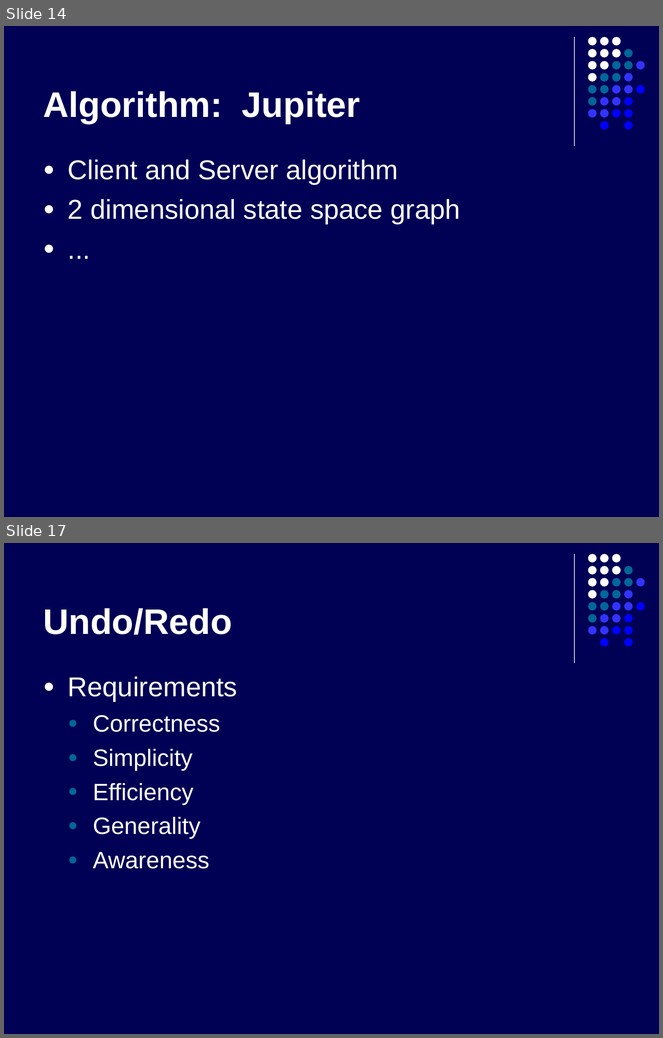
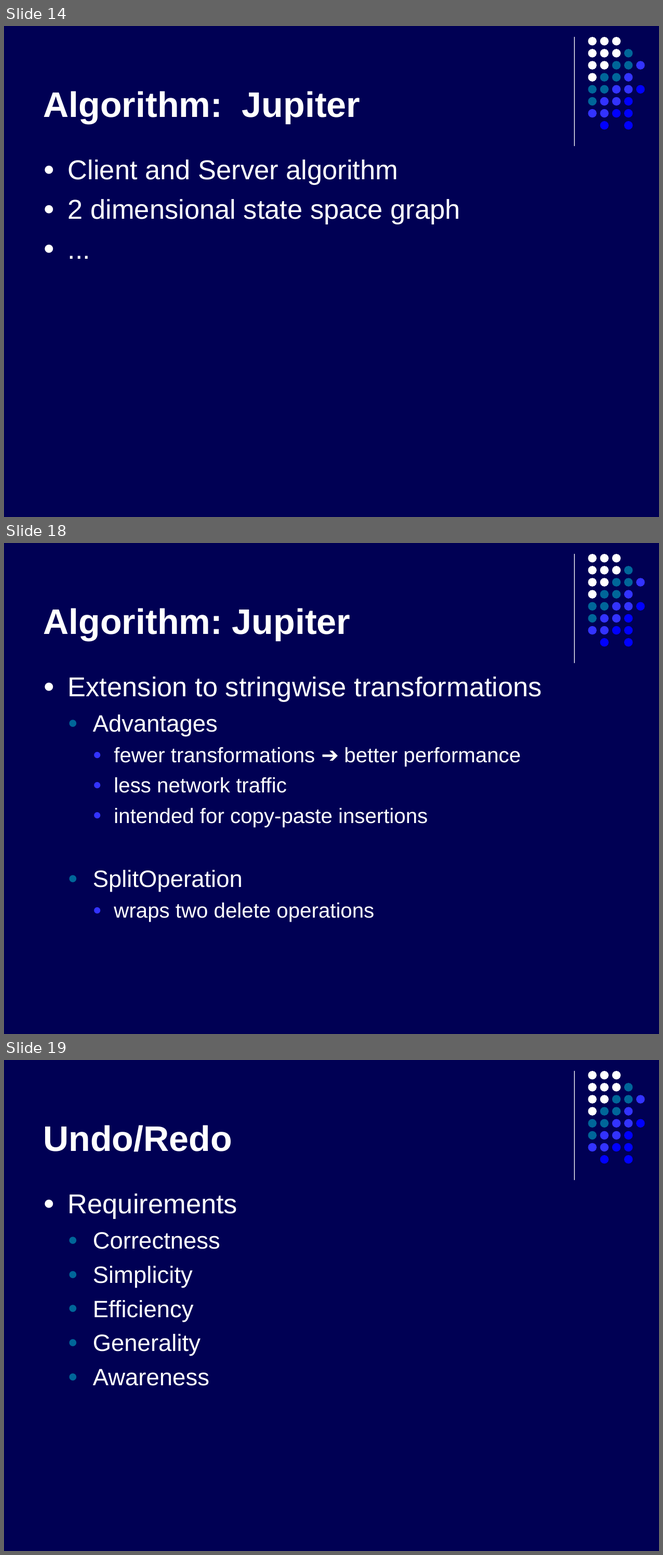
Before and after one commit to kyanha/ace, a slide deck: ace/trunk/doc/presentation/presentation.ppt. Shown one above the other, each under a label of ours: slides 14 and 17 before the commit, slides 14, 18 and 19 after it; the slides between them are not shown. The pictures are 663x1038 and 663x1555 pixels, drawn with LibreOffice and Linux fonts; fonts in the diff are those of the drawing. Boxes give left, top, right and bottom in pixels: in the first picture for what was removed or moved away, otherwise in the second. Text is boxed around its words. In the diff, an @@ line names an element or a change of style, - is before the commit and + after.

```diff
--- a/ace/trunk/doc/presentation/presentation.ppt
+++ b/ace/trunk/doc/presentation/presentation.ppt
@@ slide 18 added at bbox=[4, 543, 659, 1034], background #000054; not listed: 32 template elements that a slide beside it also shows @@
@@ title added at bbox=[43, 608, 350, 640], 39 pt, text #FFFFFF, bold @@
+Algorithm: Jupiter
@@ text added at bbox=[68, 677, 543, 922], 23 pt, text #FFFFFF @@
+● Extension to stringwise transformations
+  ● Advantages
+    ● fewer transformations ➔ better performance
+    ● less network traffic
+    ● intended for copy-paste insertions
+  ● SplitOperation
+    ● wraps two delete operations
@@ what was slide 17 is now slide 19 @@
```
Also in this commit, not shown: 3 slides changed, 5 other slides added, 1 slide removed.
